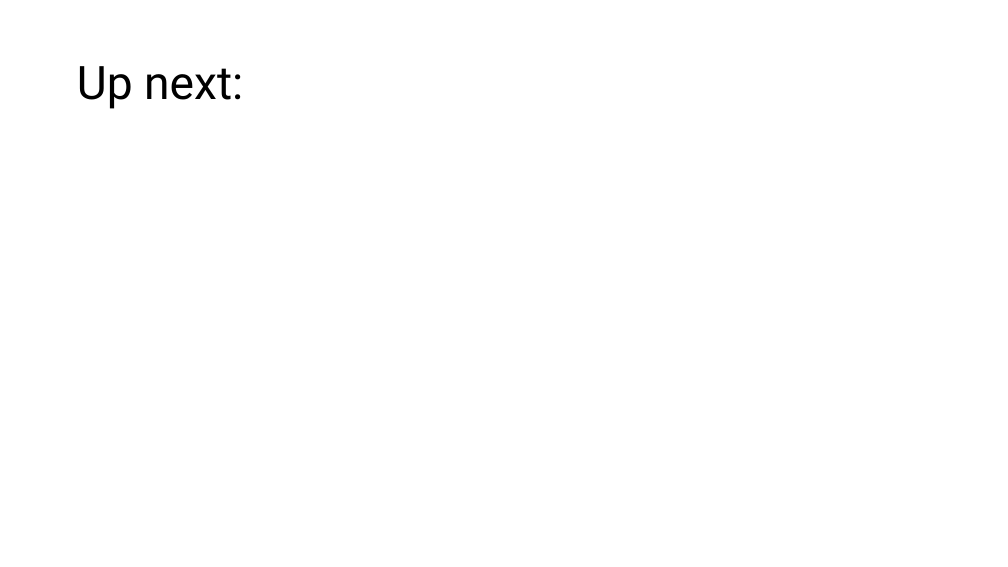
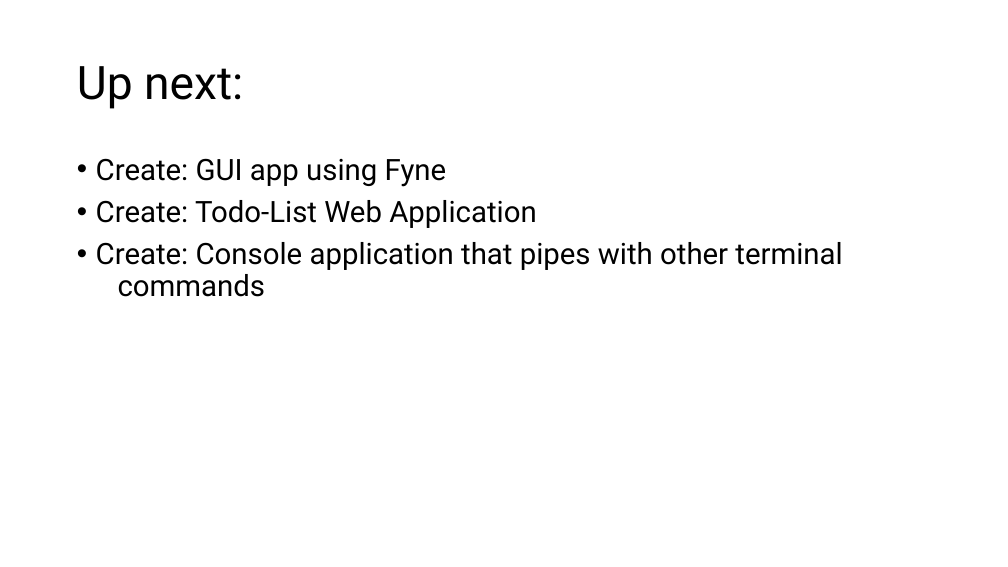
Before and after one commit to AlnaberA/golang_tutorial_projects, a slide deck: slide 10 of assets/powerpoints/golang2.pptx (slide 9 before the commit). Drawn at 1008x567 pixels with LibreOffice and Linux fonts; fonts in the diff are those of the drawing. Boxes give left, top, right and bottom in pixels: in the first picture for what was removed or moved away, otherwise in the second. Text is boxed around its words. In the diff, an @@ line names an element or a change of style, - is before the commit and + after.

Commit message:
adding cgo and up next slides

```diff
--- a/assets/powerpoints/golang2.pptx
+++ b/assets/powerpoints/golang2.pptx
@@ text added at <box>96,158,842,297</box>, 28 pt, text #000000 @@
+• Create: GUI app using Fyne
+• Create: Todo-List Web Application
+• Create: Console application that pipes with other terminal commands
```
Also in this commit, not shown: 2 other slides changed, 1 slide added, 1 slide removed.
